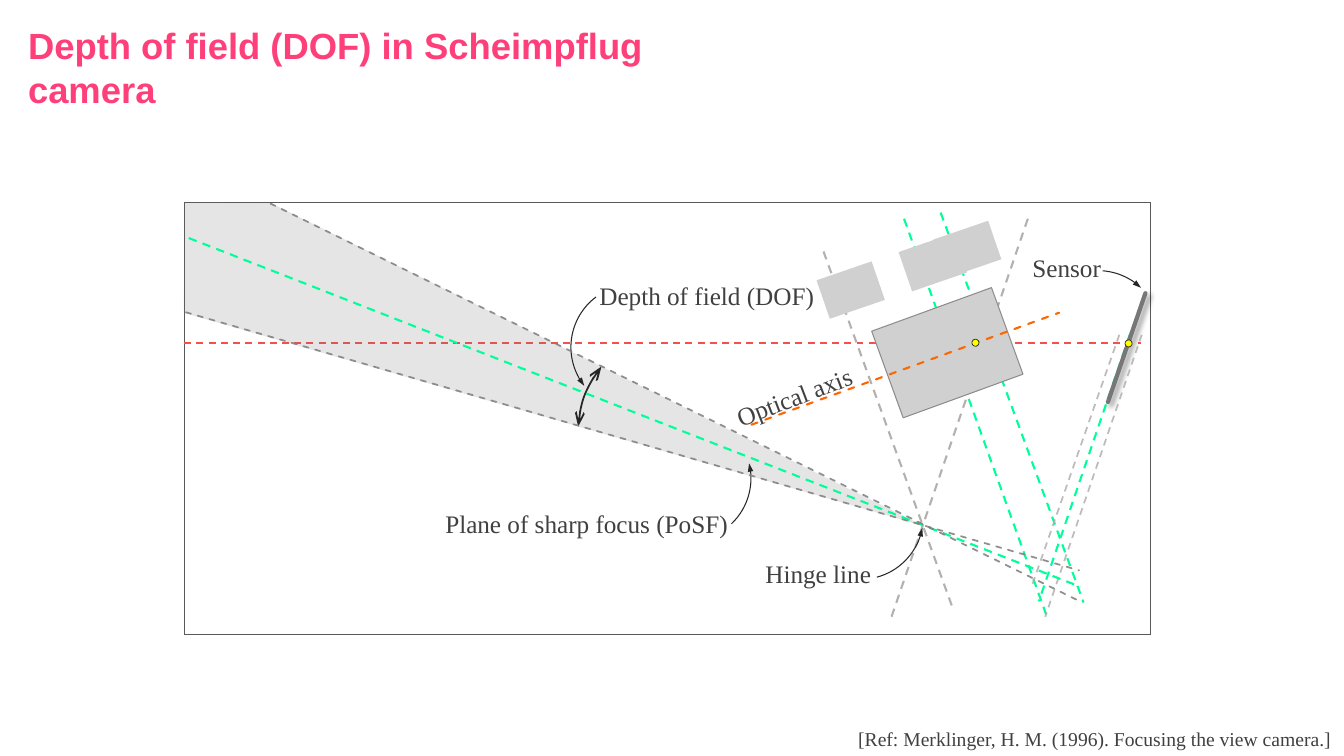
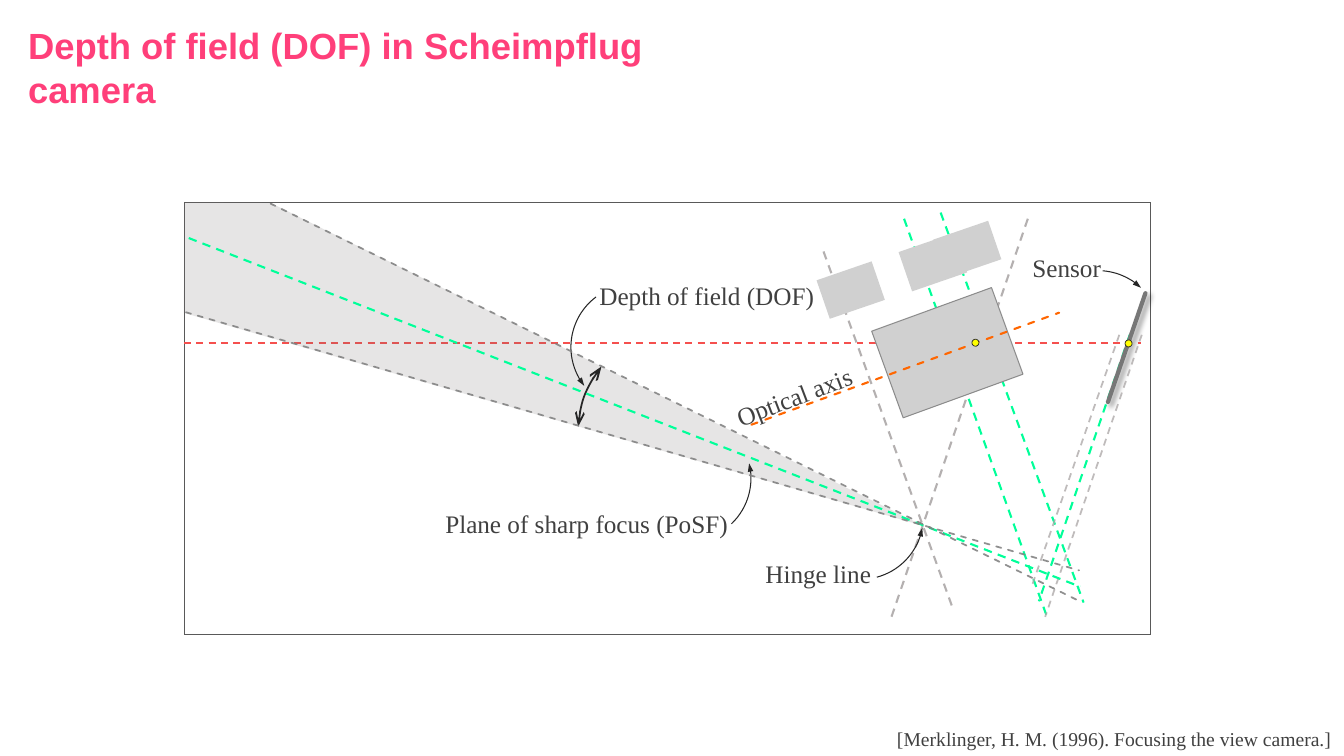
Before and after one commit to indranilsinharoy/phd-artifacts, a slide deck: slide 5 of defense/zemax_simulation.pptx. Drawn at 1344x756 pixels with LibreOffice and Linux fonts; fonts in the diff are those of the drawing; grey boxes stand for pictures. Boxes give left, top, right and bottom in pixels: in the first picture for what was removed or moved away, otherwise in the second. Text is boxed around its words. In the diff, an @@ line names an element or a change of style, - is before the commit and + after.

```diff
--- a/defense/zemax_simulation.pptx
+++ b/defense/zemax_simulation.pptx
@@ text at box(897, 732, 1331, 750): text changed @@
-[Ref: Merklinger, H. M. (1996). Focusing the view camera.]
+[Merklinger, H. M. (1996). Focusing the view camera.]
```
Also in this commit, not shown: 24 other files.
